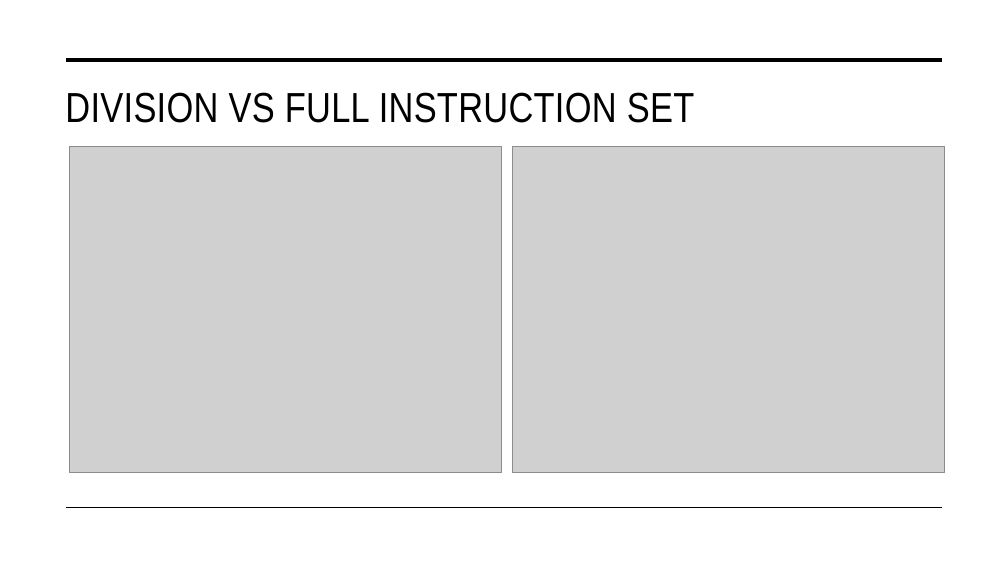
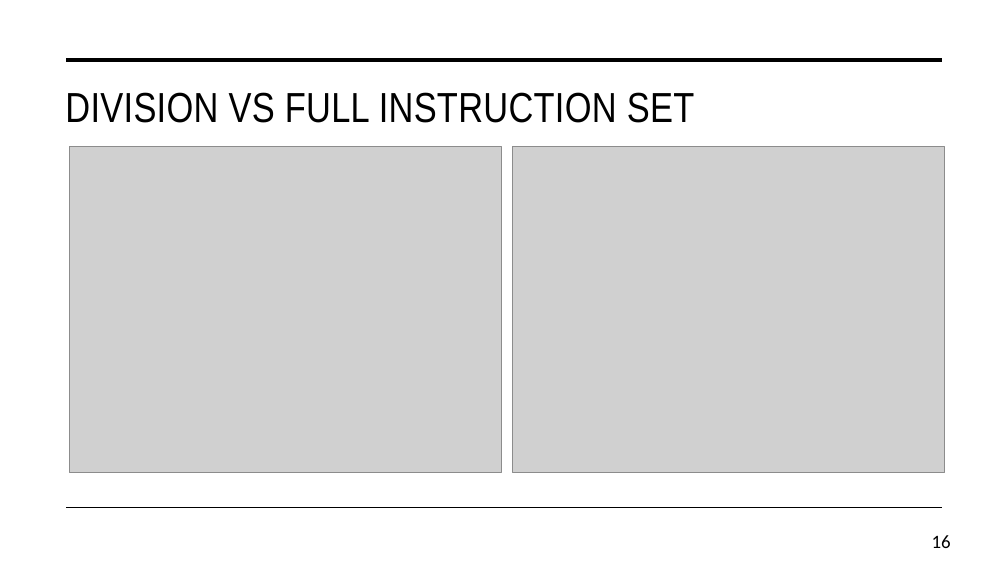
Before and after one commit to Mihyar-30614/Genetic-Programming-Benchmarking-Deep-Memory-Tasks, a slide deck: slide 16 of Thesis Defense.pptx (slide 12 before the commit). Drawn at 1008x567 pixels with LibreOffice and Linux fonts; fonts in the diff are those of the drawing; grey boxes stand for pictures. Boxes give left, top, right and bottom in pixels: in the first picture for what was removed or moved away, otherwise in the second. Text is boxed around its words. In the diff, an @@ line names an element or a change of style, - is before the commit and + after.

```diff
--- a/Thesis Defense.pptx
+++ b/Thesis Defense.pptx
@@ page number added at [932, 535, 951, 548], 18 pt, text #000000 @@
+16
```
Also in this commit, not shown: 23 other slides changed.
